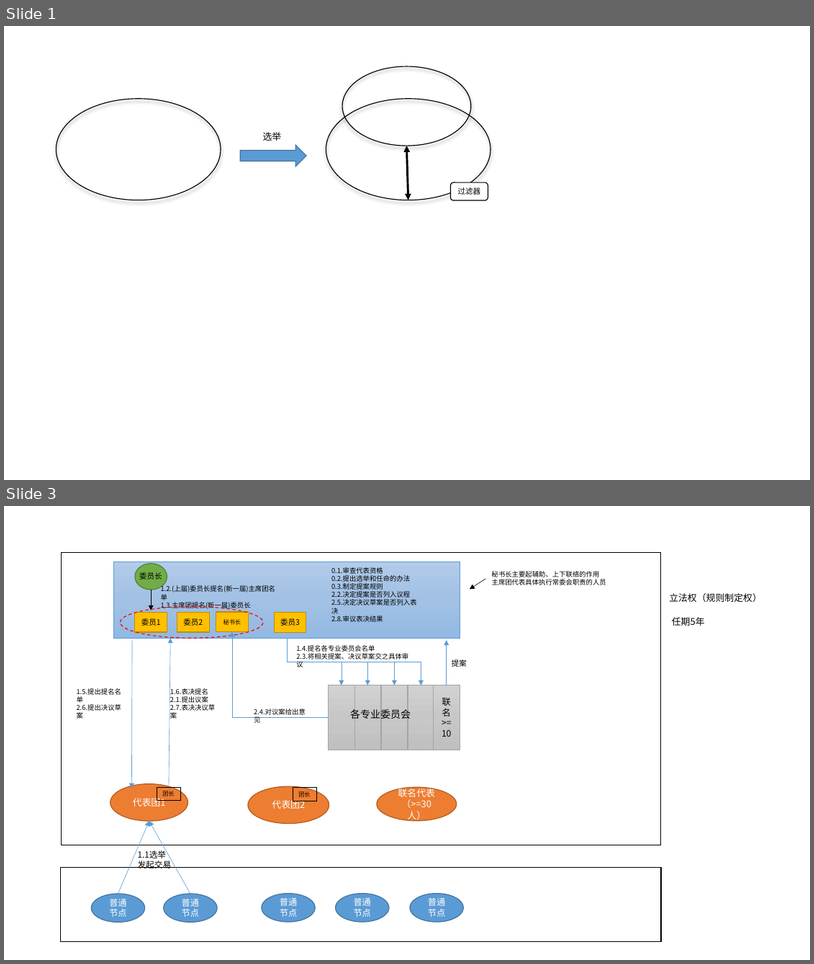
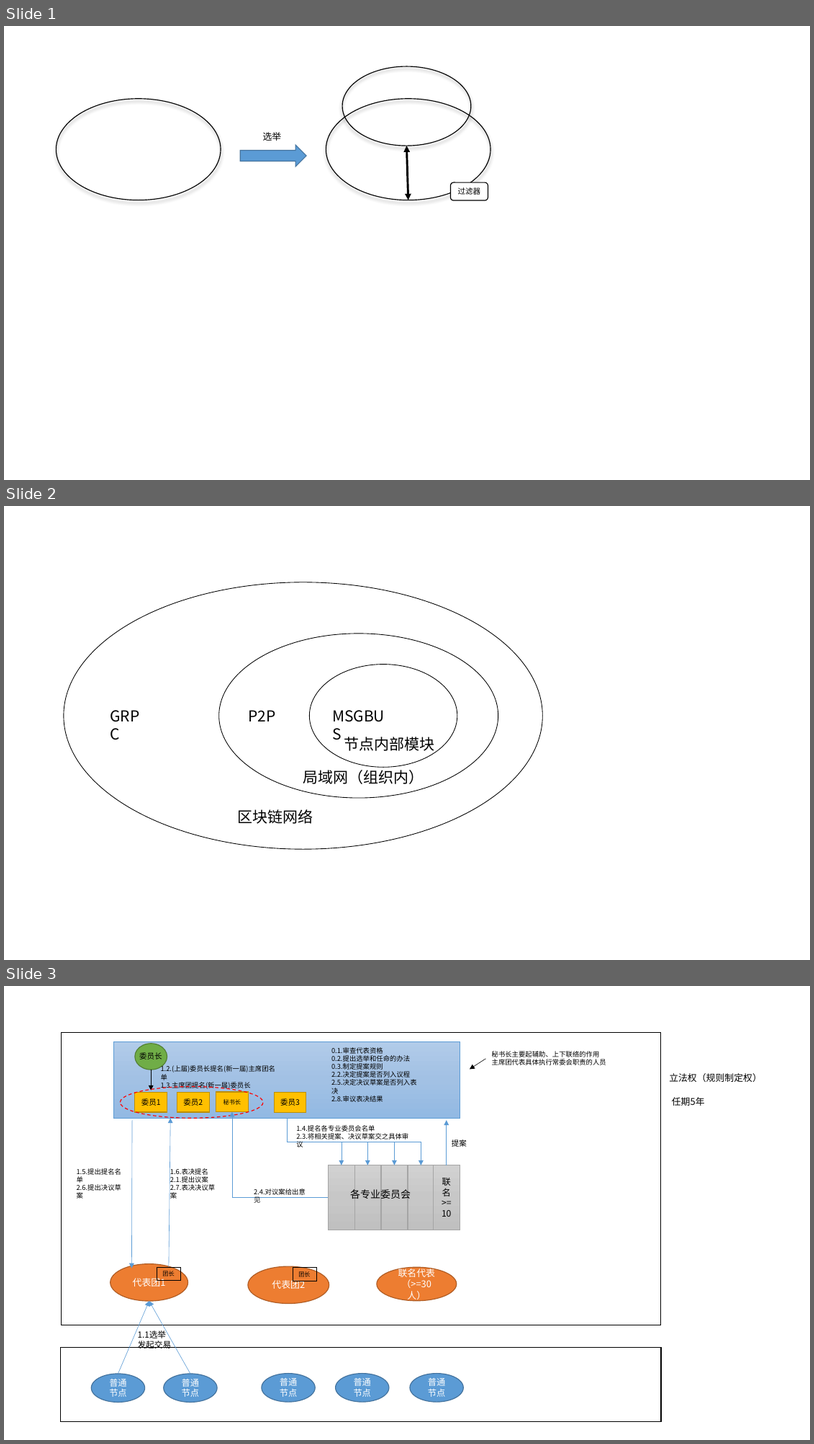
Before and after one commit to 609127400/npcc, a slide deck: doc/npcc.pptx. Shown one above the other, each under a label of ours: slides 1 and 3 before the commit, slides 1, 2 and 3 after it; the slides between them are not shown. The pictures are 814x964 and 814x1444 pixels, drawn with LibreOffice and Linux fonts; fonts in the diff are those of the drawing. Boxes give left, top, right and bottom in pixels: in the first picture for what was removed or moved away, otherwise in the second. Text is boxed around its words. In the diff, an @@ line names an element or a change of style, - is before the commit and + after.

```diff
--- a/doc/npcc.pptx
+++ b/doc/npcc.pptx
@@ slide 2 added at bbox=[4, 506, 810, 960], background #FFFFFF @@
@@ ellipse added at bbox=[64, 582, 543, 849], outline #000000 0.75 pt @@
@@ ellipse added at bbox=[219, 633, 499, 798], outline #000000 0.75 pt @@
@@ ellipse added at bbox=[309, 664, 458, 767], outline #000000 0.75 pt @@
@@ text added at bbox=[104, 703, 154, 728], 18 pt, text #000000 @@
+GRPC
@@ text added at bbox=[248, 710, 275, 721], 18 pt, text #000000 @@
+P2P
@@ text added at bbox=[327, 703, 396, 728], 18 pt, text #000000 @@
+MSGBUS
@@ text added at bbox=[344, 736, 435, 753], 18 pt, text #000000 @@
+节点内部模块
@@ text added at bbox=[304, 770, 424, 784], 18 pt, text #000000 @@
+局域网（组织内）
@@ text added at bbox=[237, 809, 313, 824], 18 pt, text #000000 @@
+区块链网络
```
Also in this commit, not shown: 1 slide removed, 2 other files.
